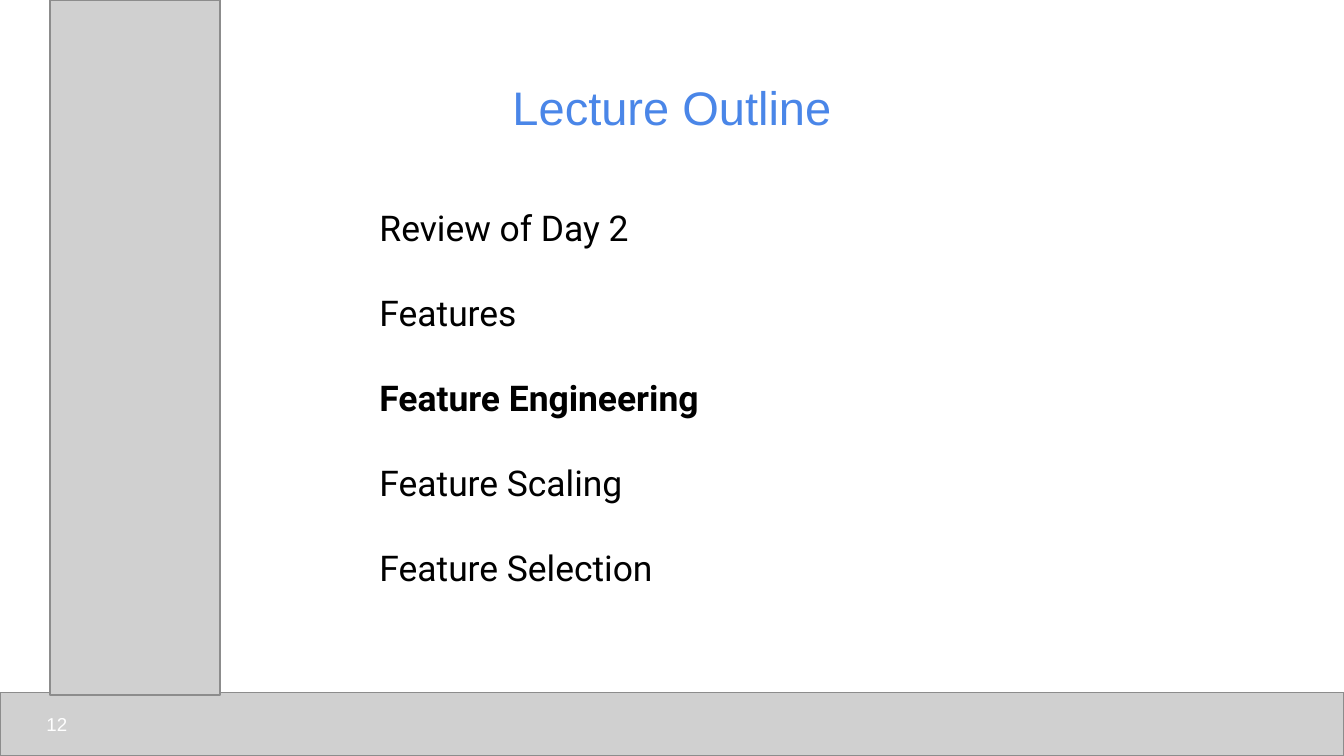
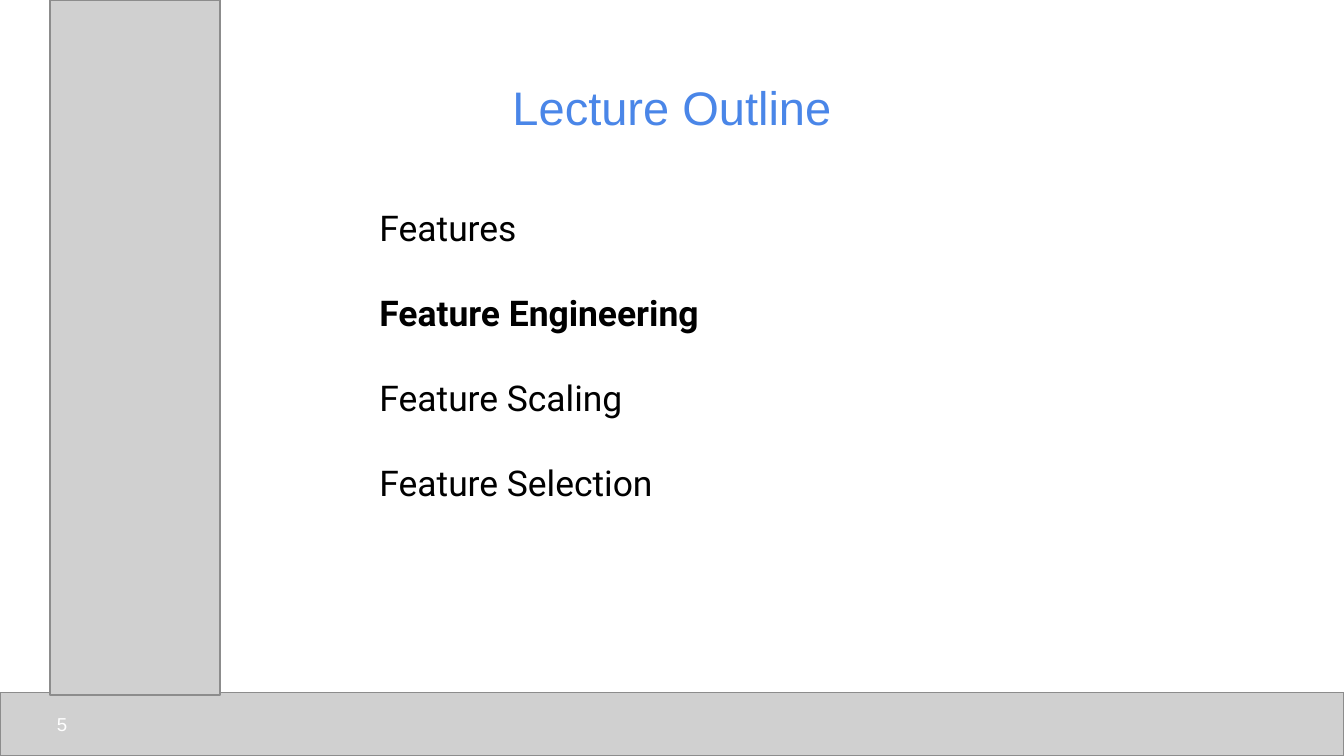
Before and after one commit to udel-cbcb/NIGMS-Sandbox-UD, a slide deck: slide 5 of Submodule_3/Lectures/Submodule_3_Lecture_2_Feature_Engineering_Scaling_Selection.pptx (slide 12 before the commit). Drawn at 1344x756 pixels with LibreOffice and Linux fonts; fonts in the diff are those of the drawing; grey boxes stand for pictures. Boxes give left, top, right and bottom in pixels: in the first picture for what was removed or moved away, otherwise in the second. Text is boxed around its words. In the diff, an @@ line names an element or a change of style, - is before the commit and + after.

```diff
--- a/Submodule_3/Lectures/Submodule_3_Lecture_2_Feature_Engineering_Scaling_Selection.pptx
+++ b/Submodule_3/Lectures/Submodule_3_Lecture_2_Feature_Engineering_Scaling_Selection.pptx
@@ text at bbox=[379, 214, 629, 249]: paragraph removed @@
-Review of Day 2
@@ page number at bbox=[57, 719, 67, 731]: text changed @@
-12
+5
```
Also in this commit, not shown: 4 other slides changed, 8 slides removed.
